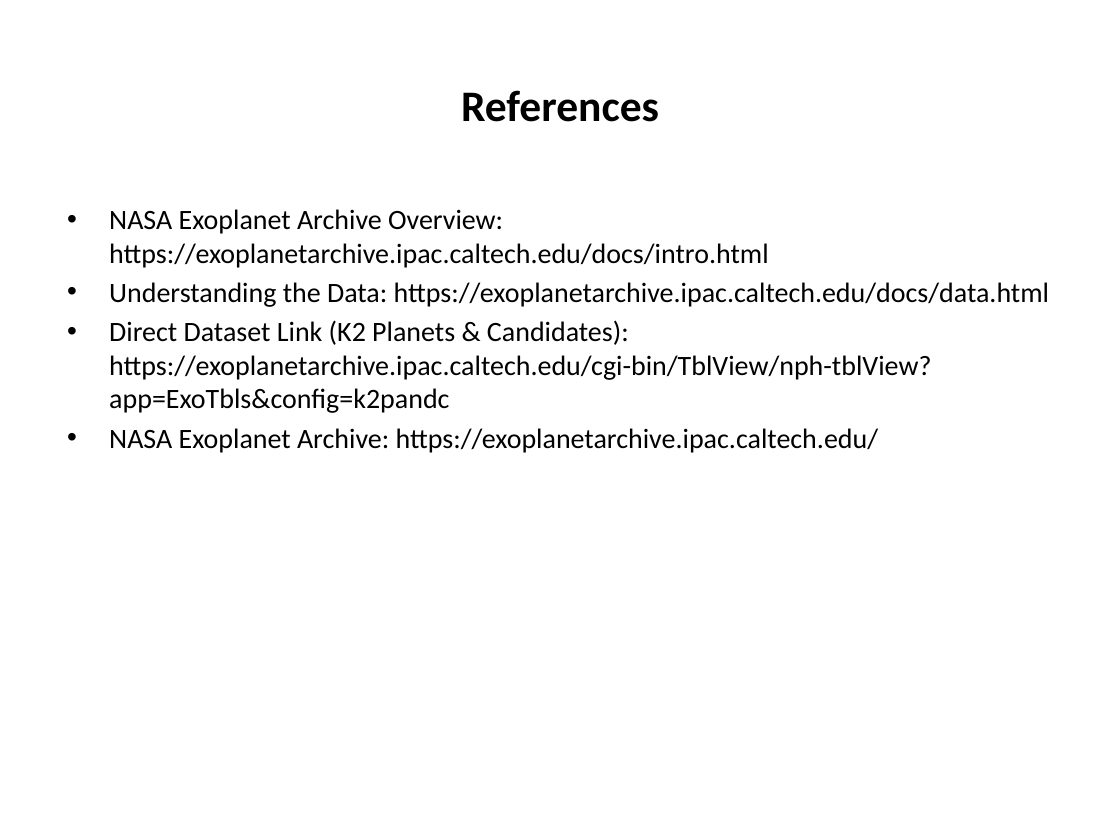
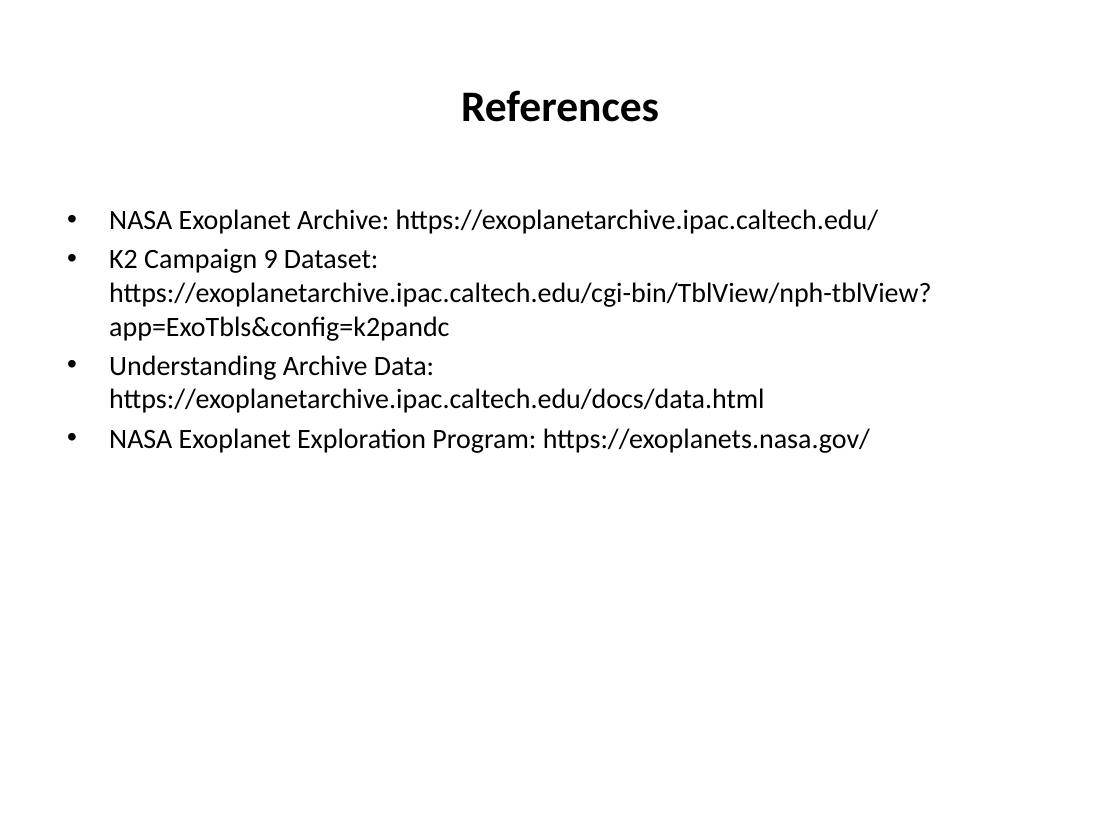
Before and after one commit to irfiacre/exoplanets, a slide deck: slide 8 of assets/slides/generated_slides.pptx. Drawn at 1120x840 pixels with LibreOffice and Linux fonts; fonts in the diff are those of the drawing. Boxes give left, top, right and bottom in pixels: in the first picture for what was removed or moved away, otherwise in the second. Text is boxed around its words. In the diff, an @@ line names an element or a change of style, - is before the commit and + after.

```diff
--- a/assets/slides/generated_slides.pptx
+++ b/assets/slides/generated_slides.pptx
@@ text at [109,209,1049,413]: paragraphs removed @@
-• NASA Exoplanet Archive Overview: https://exoplanetarchive.ipac.caltech.edu/docs/intro.html
-• Understanding the Data: https://exoplanetarchive.ipac.caltech.edu/docs/data.html
-• Direct Dataset Link (K2 Planets & Candidates): https://exoplanetarchive.ipac.caltech.edu/cgi-bin/TblView/nph-tblView?app=ExoTbls&config=k2pandc
@@ text at [109,249,931,453]: paragraphs added @@
+• K2 Campaign 9 Dataset: https://exoplanetarchive.ipac.caltech.edu/cgi-bin/TblView/nph-tblView?app=ExoTbls&config=k2pandc
+• Understanding Archive Data: https://exoplanetarchive.ipac.caltech.edu/docs/data.html
+• NASA Exoplanet Exploration Program: https://exoplanets.nasa.gov/
```
Also in this commit, not shown: 6 other slides changed, 1 slide added, 1 slide removed, 12 other files.
